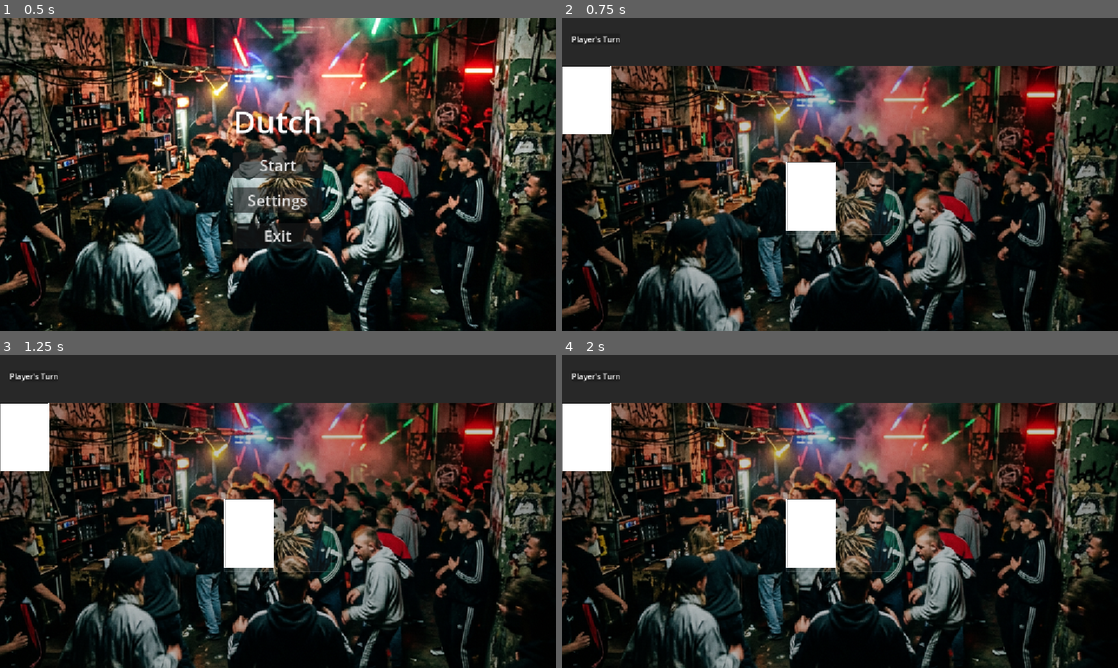
Above: before the commit, frames 1-4 (two rows, left to right).
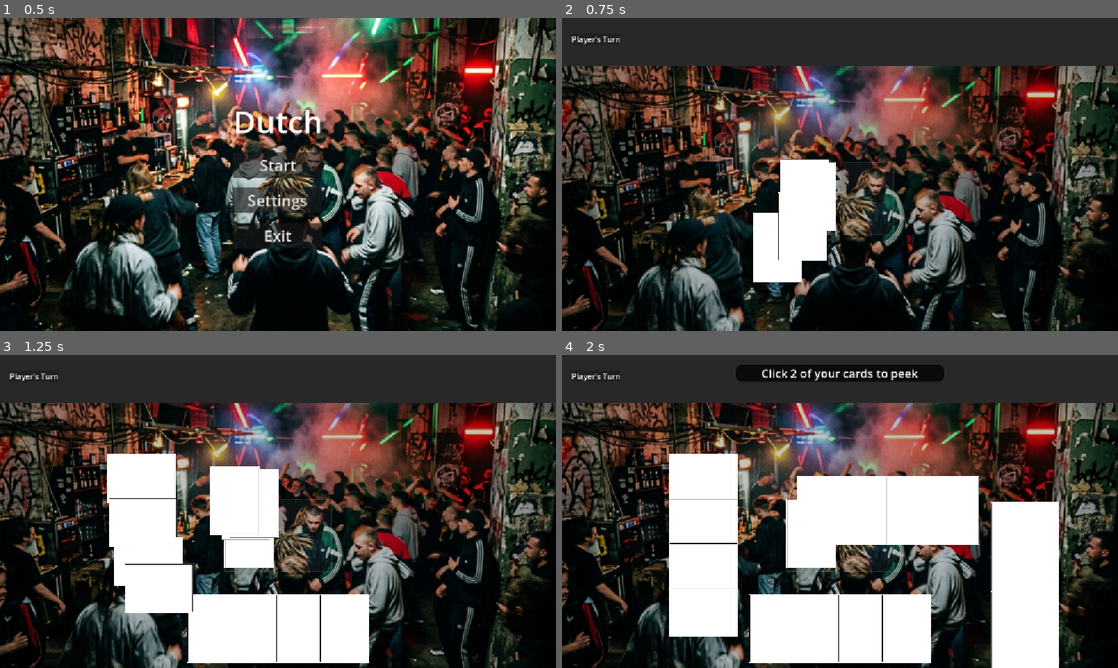
Above: after the commit, the same moments.

Repository: DinVin24/dutch
Game: Godot game, scene res://main_menu.tscn
Two runs of this game, one before a commit and one after it. Both use one fixed random seed, a clock stepped at 60 frames per second and the inputs below.
Inputs (mouse positions are in pixels of both pictures, inside the frame that each line leads up to):
- Up to frame 1 (0.5 s): no input
- Up to frame 2 (0.75 s): click "Start" at 0.5 s
- Up to frame 3 (1.25 s): no input
- Up to frame 4 (2 s): click (812, 533) at 1.27 s

Frame 1 is identical in both runs. In frame 2, 4.4% of the frame differs, in the area x 0-48%, y 15-85%; in frame 3, 17%; in frame 4, 31%, in the area x 0-90%, y 3-100%.
Error before the commit: Invalid call. Nonexistent function 'to_local' in base 'Control'. (res://game_board.gd:373)

Commit message:
fix: replace to_local with Control-compatible coordinate math
- Control nodes do not have to_local(); replaced with manual subtraction
- Uses (global_pos - game_area.global_position) for local space conversion

Diff:
--- a/game_board.gd
+++ b/game_board.gd
@@ -260,12 +260,12 @@
 	pending_card.name = "PendingCard"
 
 	# Position at deck in local game_area space
-	var deck_local_pos = game_area.to_local(deck_area.global_position)
+	var deck_local_pos = deck_area.global_position - game_area.global_position
 	pending_card.position = deck_local_pos - card_pivot
 	pending_card.z_index = 200
 
 	var target_pos = deck_area.global_position + Vector2(0, 160) - card_pivot
-	var target_local_pos = game_area.to_local(target_pos)
+	var target_local_pos = target_pos - game_area.global_position
 
 	pending_card_tween = create_tween()
 	pending_card_tween.tween_property(pending_card, "position", target_local_pos, 0.4).set_trans(Tween.TRANS_QUAD).set_ease(Tween.EASE_OUT)
@@ -370,7 +370,7 @@
 			card_inst.rotation_degrees = transform.rotation
 
 			var final_pos = transform.position - card_pivot.rotated(deg_to_rad(transform.rotation))
-			var deck_local_pos = game_area.to_local(deck_area.global_position)
+			var deck_local_pos = deck_area.global_position - game_area.global_position
 			var spawn_pos = deck_local_pos - card_pivot
 
 			card_inst.position = spawn_pos
